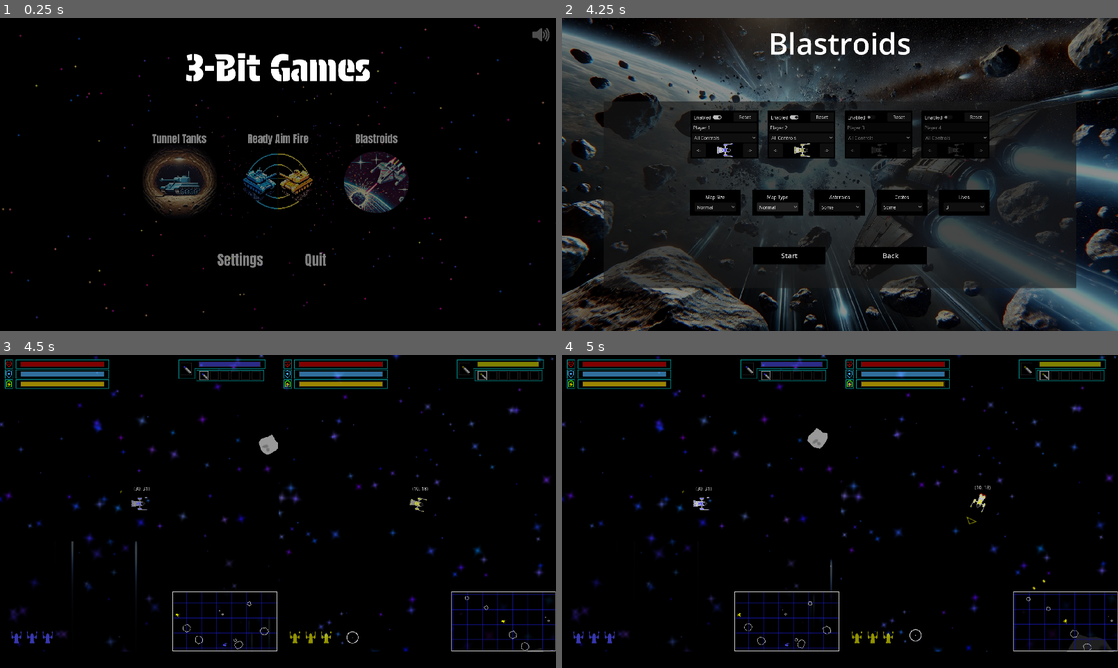
Above: before the commit, frames 1-4 (two rows, left to right).
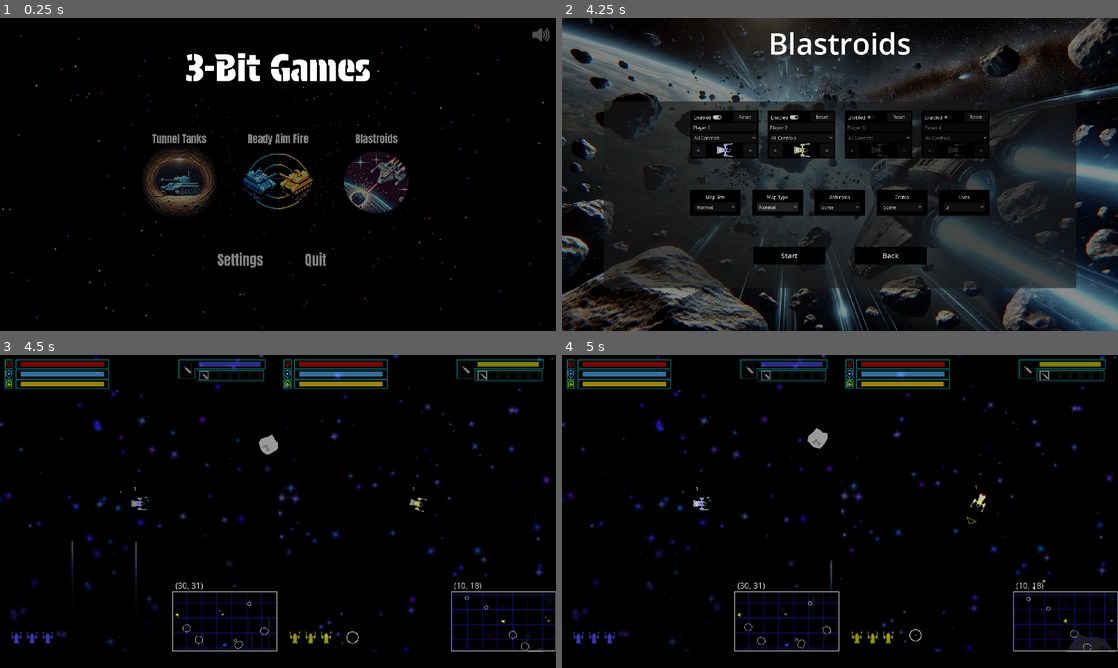
Above: after the commit, the same moments.

Repository: AndyStubbs/3-bit-games
Game: Godot game, scene res://Shared/main_menu.tscn
Two runs of this game, one before a commit and one after it. Both use one fixed random seed, a clock stepped at 60 frames per second and the inputs below. Sound files missing from this copy of the repository are replaced by a short silence.
Inputs (mouse positions are in pixels of both pictures, inside the frame that each line leads up to):
- Up to frame 1 (0.25 s): no input
- Up to frame 2 (4.25 s): move the mouse to (962, 158) at 0.52 s; hold Q (ToggleUp_ANY) 0.53-1.25 s; click (962, 158) at 0.6 s; click "Normal" at 1.25 s; click "Normal" at 2 s; click "Normal" at 2.75 s; click "Normal" at 3.5 s
- Up to frame 3 (4.5 s): click "Start" at 4.25 s
- Up to frame 4 (5 s): no input

Frames 1-2 are identical in both runs. In frame 3, 0.1% of the frame differs, in the area x 24-87%, y 42-76%; in frame 4, 0.1%, in the area x 24-87%, y 41-76%.

Commit message:
Added zoom with speed

Diff:
--- a/project/Games/Blastroids/Scenes/blast_cont.tscn
+++ b/project/Games/Blastroids/Scenes/blast_cont.tscn
@@ -353,6 +353,21 @@
 scale = Vector2(0.75, 0.75)
 texture = ExtResource("7_15uv3")
 
+[node name="Control" type="Control" parent="SubViewport/CanvasLayer/PlayerUI"]
+anchors_preset = 0
+offset_left = 590.0
+offset_top = 760.0
+offset_right = 630.0
+offset_bottom = 800.0
+
+[node name="CoordinatesLabel" type="Label" parent="SubViewport/CanvasLayer/PlayerUI/Control"]
+layout_mode = 0
+offset_right = 40.0
+offset_bottom = 23.0
+theme_override_fonts/font = ExtResource("6_nibdd")
+theme_override_font_sizes/font_size = 28
+text = "(0, 0)"
+
 [node name="Panel" type="Panel" parent="SubViewport/CanvasLayer/PlayerUI"]
 layout_mode = 0
 offset_left = 580.0
--- a/project/Games/Blastroids/Scenes/blast_crate.tscn
+++ b/project/Games/Blastroids/Scenes/blast_crate.tscn
@@ -34,7 +34,7 @@
 
 [node name="BurnSound" type="AudioStreamPlayer" parent="Sounds"]
 stream = ExtResource("5_bh04i")
-volume_db = -15.0
+volume_db = -20.0
 bus = &"Sound"
 
 [node name="Explode" type="AudioStreamPlayer" parent="Sounds"]
--- a/project/Games/Blastroids/Scenes/blast_rock_body.tscn
+++ b/project/Games/Blastroids/Scenes/blast_rock_body.tscn
@@ -45,7 +45,7 @@
 
 [node name="Burn" type="AudioStreamPlayer" parent="Sounds"]
 stream = ExtResource("4_obmlk")
-volume_db = -15.0
+volume_db = -20.0
 max_polyphony = 2
 bus = &"Sound"
 
--- a/project/Games/Blastroids/Scenes/blast_ship_body.tscn
+++ b/project/Games/Blastroids/Scenes/blast_ship_body.tscn
@@ -135,6 +135,7 @@
 
 [node name="Burn" type="AudioStreamPlayer" parent="Sounds"]
 stream = ExtResource("13_3b6fo")
+volume_db = -15.0
 bus = &"Sound"
 
 [node name="Collide" type="AudioStreamPlayer" parent="Sounds"]
--- a/project/Games/Blastroids/Scripts/blast_ship.gd
+++ b/project/Games/Blastroids/Scripts/blast_ship.gd
@@ -3,6 +3,8 @@
 
 
 const STAR_DENSITY = 6553
+const ZOOM_DX = 0.075
+const ZOOM_SIZE = 0.3
 
 
 @export var is_main_ship: bool = false
@@ -147,7 +149,21 @@
 	else:
 		low_energy_sprite.modulate.a = maxf( low_energy_sprite.modulate.a - delta, 0.0 )
 
+	# Adjust camera zoom to zoom out when moving fast
+	var speed_factor = ( ( 15 - clampf( log( ship_body.speed ), 10, 15 ) ) / 5 ) * ZOOM_SIZE
+	var zoom_factor = 1 - ( ZOOM_SIZE - speed_factor )
+	var zdx: float = ZOOM_DX * delta
+	if camera.zoom.x + zdx < zoom_factor:
+		camera.zoom.x += zdx
+	elif camera.zoom.x - zdx > zoom_factor:
+		camera.zoom.x -= zdx
+	else:
+		camera.zoom.x = zoom_factor
+	camera.zoom.y = camera.zoom.x
+
 	# Show stats
+	$Label.text = "%s" % camera.zoom.x
+	#$Label.text = "%s" % log( ship_body.speed )
 	#$Label.text = "%d / %d / %d" % [ ship_body.shields, ship_body.health, ship_body.energy ]
 	#$Label.text = "%d" % ship_body.speed
 	#$Label.text = "%d" % sqrt( ship_body.speed )
@@ -157,10 +173,10 @@
 		#rad_to_deg( Globals.normalize_angle( ship_body.rotation ) ),
 		#rad_to_deg( Globals.normalize_angle( ship_body.linear_velocity.angle() ) )
 	#]
-	$Label.text = "(%d, %d)" % [
-		roundi( ship_body.position.x / 100 ),
-		roundi( ship_body.position.y / 100 )
-	]
+	#$Label.text = "(%d, %d)" % [
+		#roundi( ship_body.position.x / 100 ),
+		#roundi( ship_body.position.y / 100 )
+	#]
 
 
 func raise_shields() -> void:
--- a/project/Games/Blastroids/Scripts/blast_ship_body.gd
+++ b/project/Games/Blastroids/Scripts/blast_ship_body.gd
@@ -87,6 +87,7 @@
 var lives_box: HBoxContainer
 var weapon_box: HBoxContainer
 var ammo_label: Label
+var coordinates_label: Label
 var is_alternate_tick: bool = false
 var weapon: BlastGame.WEAPONS:
 	set( value ):
@@ -145,6 +146,7 @@
 	weapons_bar = ui.get_node( "WeaponsData/WeaponsBar" )
 	ammo_label = ui.get_node( "WeaponsData/WeaponsBar/AmmoCount" )
 	weapon_box = ui.get_node( "WeaponsData/Control/HB" )
+	coordinates_label = ui.get_node( "Control/CoordinatesLabel" )
 	lives_box = game.uis[ world_id ].get_node( "Lives/HB" )
 	for child in lives_box.get_children():
 		var child_sprite: Sprite2D = child.get_child( 0 )
@@ -788,6 +790,10 @@
 	update_clones( delta )
 	is_alternate_tick = !is_alternate_tick
 	is_burning = false
+	coordinates_label.text = "(%d, %d)" % [
+		roundi( position.x / 100 ),
+		roundi( position.y / 100 )
+	]
 
 
 func _on_body_entered( node: Node2D ) -> void:
Not shown, changed: todo.txt
